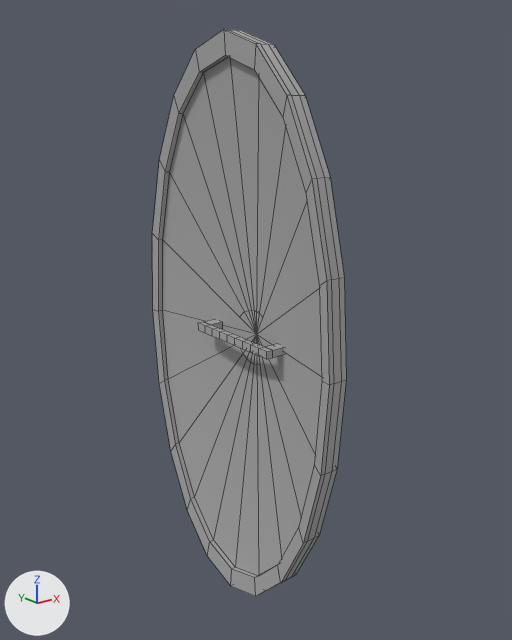
The FBX model Models/Escudo_B.fbx: old version first, new version second.
Before and after are seen from a camera (50 mm lens) standing at (-0.0281, -0.0374, 0.036) and looking at (0.0016, -0.0003, 0.0212). Arrows for +X, +Y and +Z are at lower left; the lights stay in place. Mesh edges are drawn as thin lines. Where no turn or scale is listed for an object, it has been applied to the vertices.

Before the edit, the objects in view are built like this:
```python
me_mesh = bpy.data.meshes.new('Mesh')
me_mesh.from_pydata(...)  # 162 vertices, 180 faces; spans x -0.0007..0.0024, y -0.01..0.01, z -0.02..0.02
me_mesh.materials.append(mat_standardsurface1)  # grey #aaaaaa
me_mesh_001 = bpy.data.meshes.new('Mesh.001')
me_mesh_001.from_pydata(...)  # 56 vertices, 54 faces; spans x -0.00025..0.00138, y -0.00398..0.00398, z -0.00025..0.00025
me_mesh_001.materials.append(mat_standardsurface1)  # grey #aaaaaa
me_mesh_002 = bpy.data.meshes.new('Mesh.002')
me_mesh_002.from_pydata(...)  # 56 vertices, 50 faces; spans x -0.00007..0.00192, y -0.002..0.002, z -0.002..0.002
me_mesh_002.materials.append(mat_standardsurface1)  # grey #aaaaaa
ob_bola_de_metal = bpy.data.objects.new('Bola_de_metal', me_mesh_002)
ob_bola_de_metal.location = (0.0017, 0.0, 0.01976)
ob_escudo_b = bpy.data.objects.new('Escudo_B', me_mesh)
ob_escudo_b.location = (0.0, 0.0, 0.02)
ob_manija = bpy.data.objects.new('Manija', me_mesh_001)
ob_manija.location = (-0.00018, 0.0, 0.02005)
```
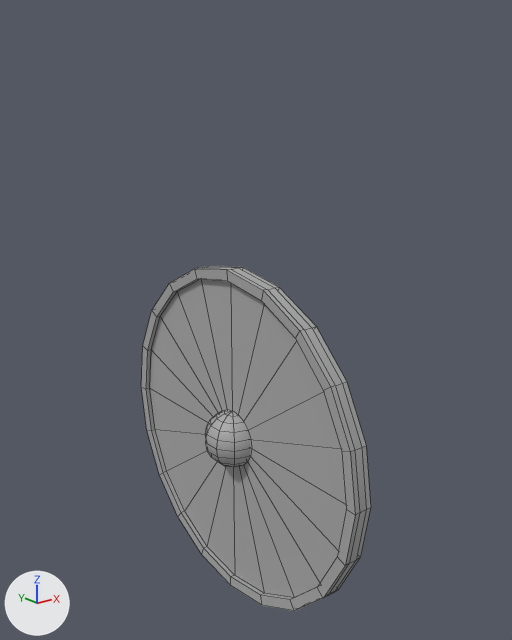
Commit message: Fix Escudos

Pixel boxes (x1, y1, x2, y2) of what changed, in the pictures (512 x 640 px):
'Escudo_B', deleted: before (152, 29, 346, 596)
'Escudo_C', added: after (141, 266, 371, 611)
'Bola_de_metal', reshaped (not visible before): after (205, 409, 251, 467)
'Manija', reshaped (not visible afterwards): before (198, 319, 284, 359)

Patch to the scene script:
```diff
--- a/Models/Escudo_B.fbx.py
+++ b/Models/Escudo_B.fbx.py
@@ me_mesh_001 @@
 # used by ob_manija; location = (-0.00018, 0.0, 0.02005)
-me_mesh_001.from_pydata(...)  # 56 vertices, 54 faces; spans x -0.00025..0.00138, y -0.00398..0.00398, z -0.00025..0.00025
+me_mesh_001.from_pydata(...)  # 48 vertices, 46 faces; spans x -0.00145..0.00034, y -0.005..0.005, z -0.00034..0.00034
+# me_mesh_001 part 2: the whole mesh is rebuilt
 me_mesh_001.materials.append(mat_standardsurface1)
@@ me_mesh_002 @@
 # used by ob_bola_de_metal; location = (0.0017, 0.0, 0.01976)
-me_mesh_002.from_pydata(...)  # 56 vertices, 50 faces; spans x -0.00007..0.00192, y -0.002..0.002, z -0.002..0.002
+me_mesh_002.from_pydata(...)  # 56 vertices, 50 faces; spans x -0.00202..0.00007, y -0.0021..0.0021, z -0.0021..0.0021
+# me_mesh_002 part 1: the whole mesh is rebuilt
 me_mesh_002.materials.append(mat_standardsurface1)
@@ me_mesh_1 @@
+me_mesh_1.from_pydata(...)  # 162 vertices, 180 faces; spans x -0.0007..0.0007, y -0.0125..0.0125, z -0.0125..0.0125
+me_mesh_1.materials.append(mat_standardsurface1)  # grey #aaaaaa
@@ ob_escudo_b @@
-ob_escudo_b = bpy.data.objects.new('Escudo_B', me_mesh)
-ob_escudo_b.location = (0.0, 0.0, 0.02)
@@ ob_escudo_c @@
+ob_escudo_c = bpy.data.objects.new('Escudo_C', me_mesh_1)
+ob_escudo_c.location = (0.0, 0.0, 0.01256)
```
